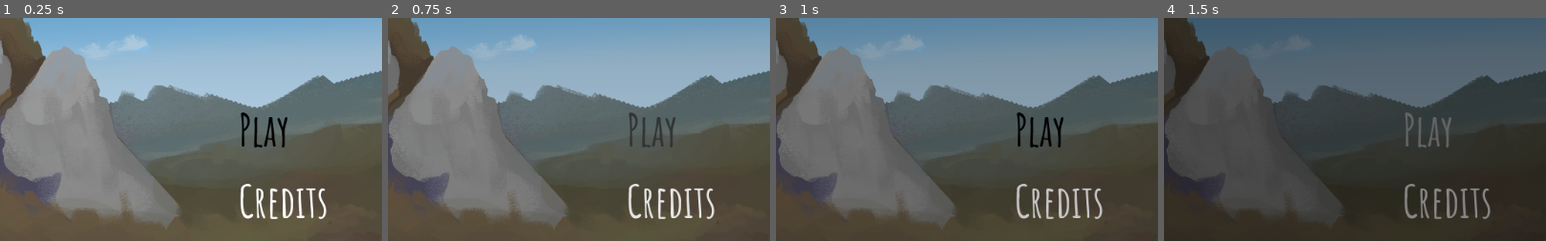
Above: before the commit, frames 1-4 (left to right).
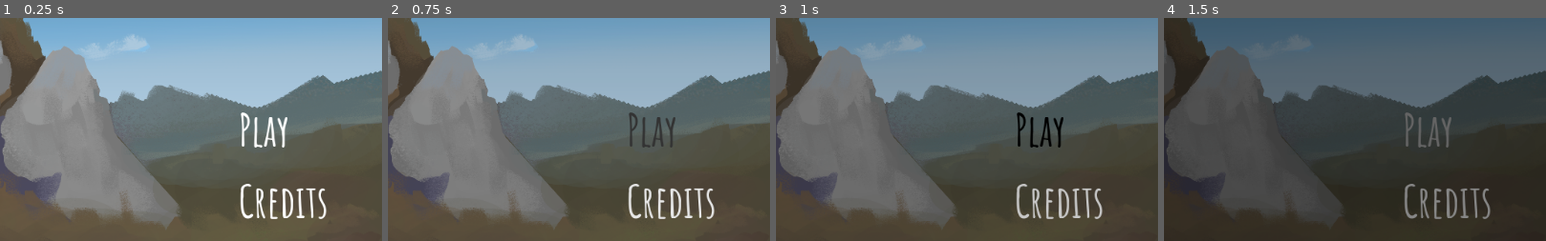
Above: after the commit, the same moments.

Repository: yeetables/Gami
Game: Godot game, scene res://Scenes/TitleScreen.tscn
Same seed, same stepped clock (60 frames per second), same inputs: the game is played once before the commit and once after it. The engine's default icon, where the game draws it, is replaced by a stand-in: a white triangle on a blue panel in a dark square. Sound files missing from this copy of the repository are replaced by a short silence.
Inputs (mouse positions are % of the whole screen's width and height, from its top left):
- Up to frame 1 (0.25 s): no input
- Up to frame 2 (0.75 s): click (87, 70) at 0.5 s
- Up to frame 3 (1 s): no input
- Up to frame 4 (1.5 s): move the mouse to (72, 45) at 1.27 s; hold D (ui_right) from 1.28 s (still down); tap Space (space) at 1.35 s; click (72, 45) at 1.42 s
The pictures show only the part of the screen within x 50-100%, y 45-95%; the shares and areas given below are measured in that part.

The runs differ from the first frame. In frame 1, 0.7% of the frame differs, in the area x 63-76%, y 42-59%; in frame 2, nothing differs; in frame 3, nothing differs; in frame 4, nothing differs.

Commit message:
changed a tiny thing

Diff:
--- a/src/Scenes/TitleScreen.tscn
+++ b/src/Scenes/TitleScreen.tscn
@@ -82,8 +82,7 @@
 "values": [ Color( 0, 0, 0, 1 ), Color( 1, 1, 1, 1 ) ]
 }
 
-[sub_resource type="Animation" id=4]
-resource_name = "FadeOut"
+[sub_resource type="Animation" id=8]
 length = 2.0
 tracks/0/type = "value"
 tracks/0/path = NodePath("Shader:modulate")
@@ -121,7 +120,6 @@
 margin_bottom = 40.0
 
 [node name="playtext" type="Label" parent="Play"]
-modulate = Color( 0, 0, 0, 1 )
 margin_left = 832.0
 margin_top = 384.0
 margin_right = 900.0
@@ -174,7 +172,7 @@
 texture = ExtResource( 5 )
 
 [node name="AnimationPlayer" type="AnimationPlayer" parent="."]
-anims/FadeOut = SubResource( 4 )
+anims/FadeOut = SubResource( 8 )
 
 [connection signal="mouse_entered" from="Play/playbutton" to="." method="_on_playbutton_mouse_entered"]
 [connection signal="mouse_exited" from="Play/playbutton" to="." method="_on_playbutton_mouse_exited"]
Not shown: 7 places in src/Scenes/TitleScreen.tscn that only renumber resources
